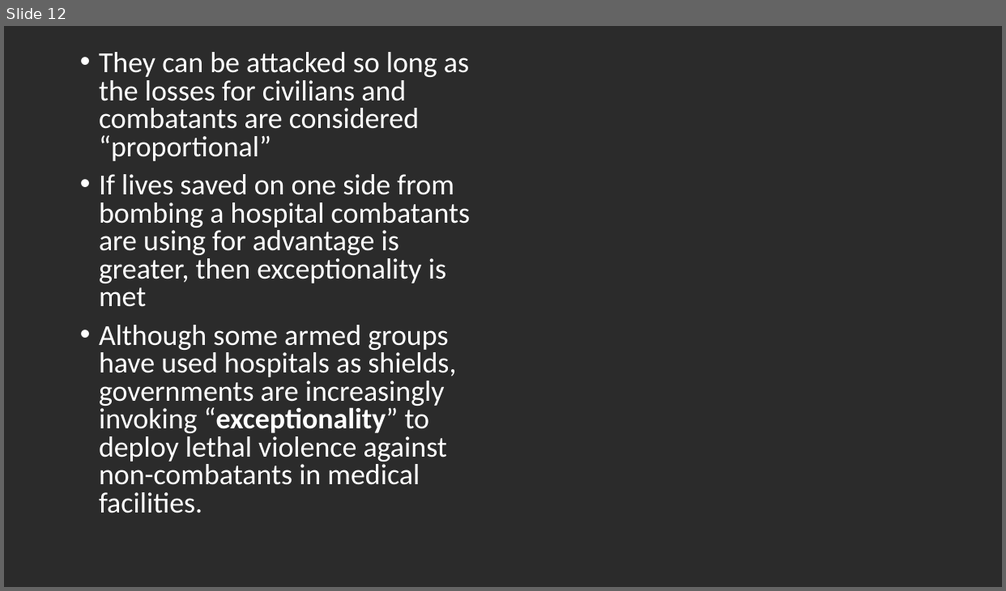
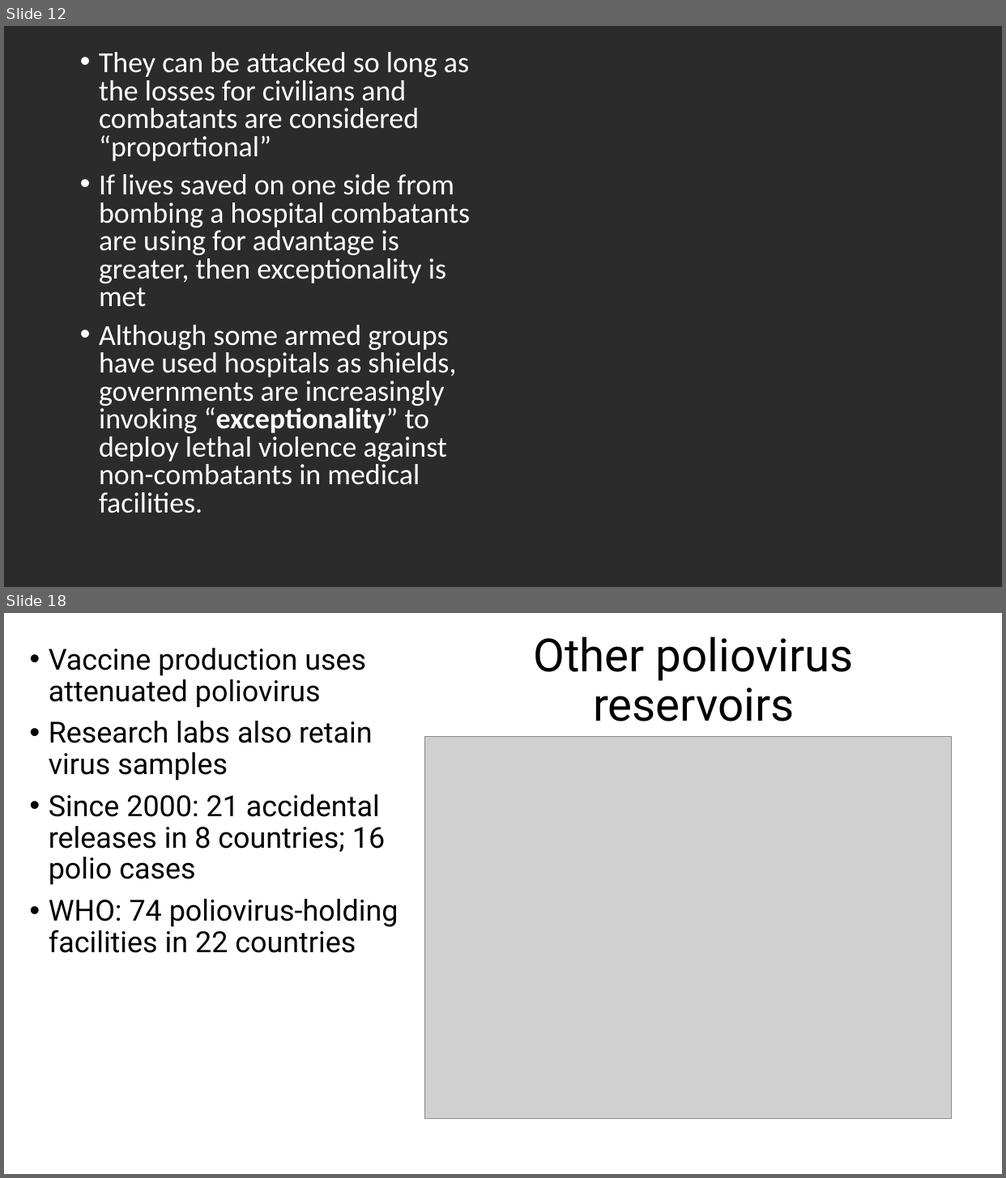
Before and after one commit to tstallins/tstallins.github.io, a slide deck: courses/261/politicalonline.pptx. Shown one above the other, each under a label of ours: slide 12 before the commit, slides 12 and 18 after it; the slides between them are not shown. The pictures are 1006x591 and 1006x1178 pixels, drawn with LibreOffice and Linux fonts; fonts in the diff are those of the drawing; grey boxes stand for pictures; background and template pictures are left out; a plain dark background stands for a picture behind light text. Boxes give left, top, right and bottom in pixels: in the first picture for what was removed or moved away, otherwise in the second. Text is boxed around its words. In the diff, an @@ line names an element or a change of style, - is before the commit and + after.

```diff
--- a/courses/261/politicalonline.pptx
+++ b/courses/261/politicalonline.pptx
@@ slide 18 added at [4,613,1002,1174], background #FFFFFF @@
@@ title added at [534,636,854,722], 44 pt, text #000000 @@
+Other poliovirus reservoirs
@@ text added at [49,648,398,953], 28 pt, text #000000 @@
+• Vaccine production uses attenuated poliovirus
+• Research labs also retain virus samples
+• Since 2000: 21 accidental releases in 8 countries; 16 polio cases
+• WHO: 74 poliovirus-holding facilities in 22 countries
@@ picture added at [424,736,952,1119] @@
```
Also in this commit, not shown: 9 other slides added.
